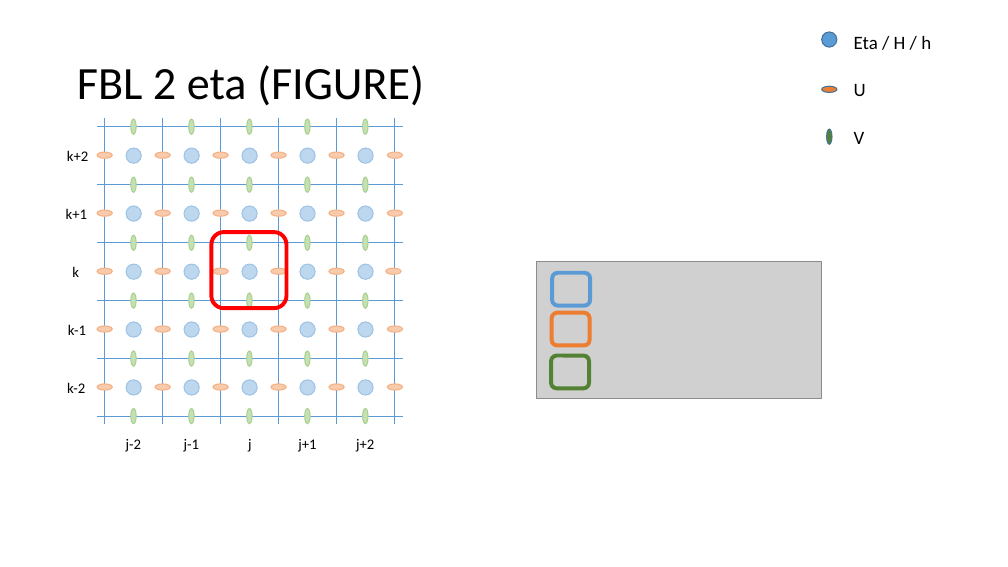
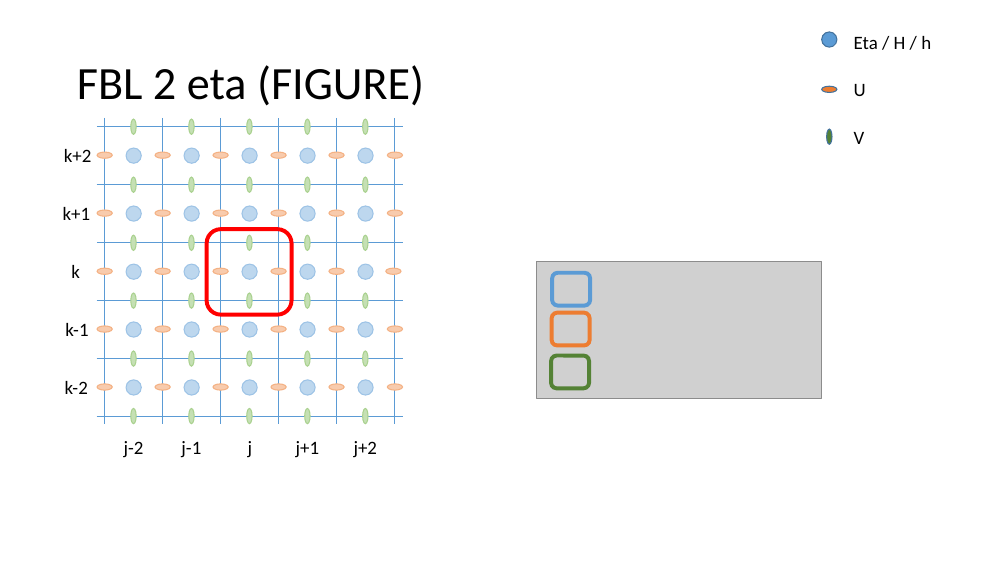
Before and after one commit to metno/gpu-ocean, a slide deck: slide 9 of python/fbl_ctcs_stencils.pptx. Drawn at 1008x567 pixels with LibreOffice and Linux fonts; fonts in the diff are those of the drawing; grey boxes stand for pictures. Boxes give left, top, right and bottom in pixels: in the first picture for what was removed or moved away, otherwise in the second. Text is boxed around its words. In the diff, an @@ line names an element or a change of style, - is before the commit and + after.

Commit message:
Updated figures in Powerpoint presentation.

```diff
--- a/python/fbl_ctcs_stencils.pptx
+++ b/python/fbl_ctcs_stencils.pptx
@@ rounded rectangle: place and size @@
-rounded rectangle at <box>212,232,287,309</box>
+rounded rectangle at <box>206,229,291,315</box>
@@ size 14 to 18 pt in 10 elements at <box>248,441,253,457</box>, <box>71,265,80,278</box>, <box>65,381,88,394</box>, <box>65,323,88,336</box>, <box>63,207,91,220</box>, <box>64,149,92,162</box>, <box>124,441,144,457</box>, <box>181,441,201,458</box>, <box>296,441,319,457</box>, <box>354,441,377,457</box> @@
```
Also in this commit, not shown: 7 other slides changed.
